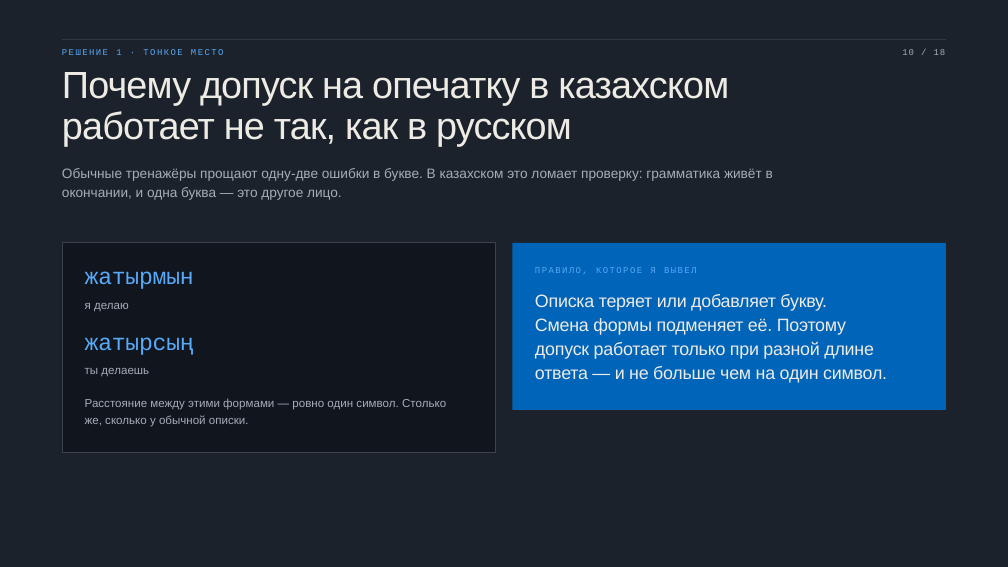
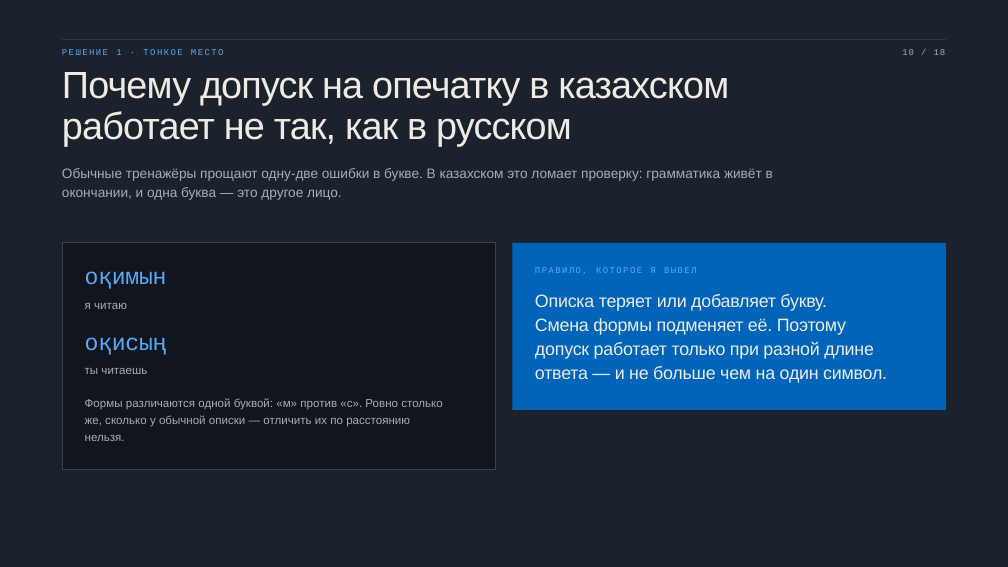
Before and after one commit to s-chaikovskiy/grammarquest-web, a slide deck: slide 10 of презентация/Тілашар-защита.pptx. Drawn at 1008x567 pixels with LibreOffice and Linux fonts; fonts in the diff are those of the drawing. Boxes give left, top, right and bottom in pixels: in the first picture for what was removed or moved away, otherwise in the second. Text is boxed around its words. In the diff, an @@ line names an element or a change of style, - is before the commit and + after.

```diff
--- a/презентация/Тілашар-защита.pptx
+++ b/презентация/Тілашар-защита.pptx
@@ rectangle: place and size @@
-rectangle at <box>62,243,496,452</box>
+rectangle at <box>62,243,496,469</box>
@@ text at <box>85,271,167,289</box>: text changed @@
-жатырмын
+оқимын
@@ text at <box>85,303,127,309</box>: text changed @@
-я делаю
+я читаю
@@ text at <box>85,337,167,355</box>: text changed @@
-жатырсың
+оқисың
@@ text at <box>85,368,147,374</box>: text changed @@
-ты делаешь
+ты читаешь
@@ text at <box>85,398,443,441</box>: text changed @@
-Расстояние между этими формами — ровно один символ. Столько
-же, сколько у обычной описки.
+Формы различаются одной буквой: «м» против «с». Ровно столько
+же, сколько у обычной описки — отличить их по расстоянию
+нельзя.
```
Also in this commit, not shown: 5 other slides changed, 10 other files.
